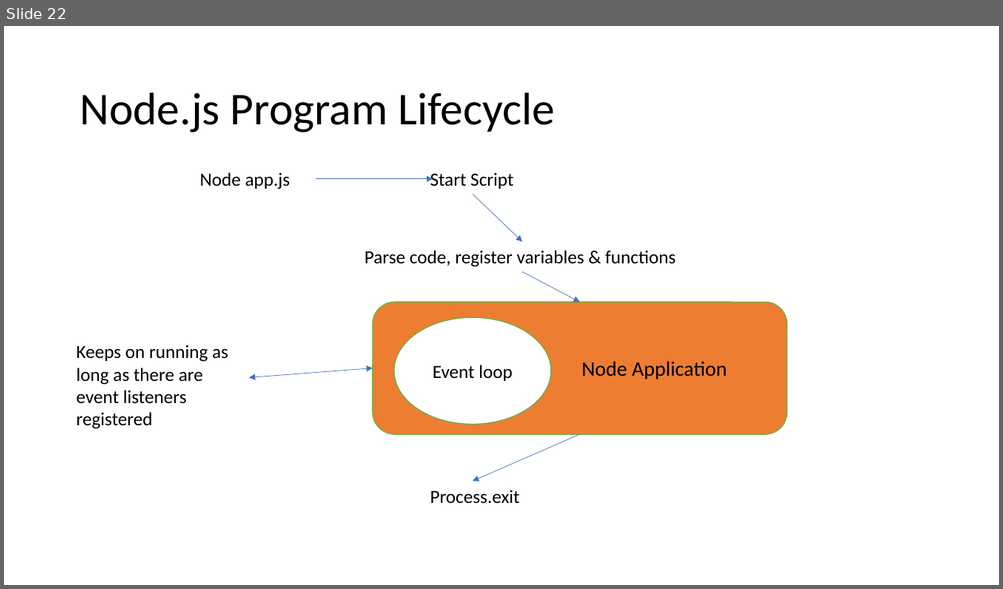
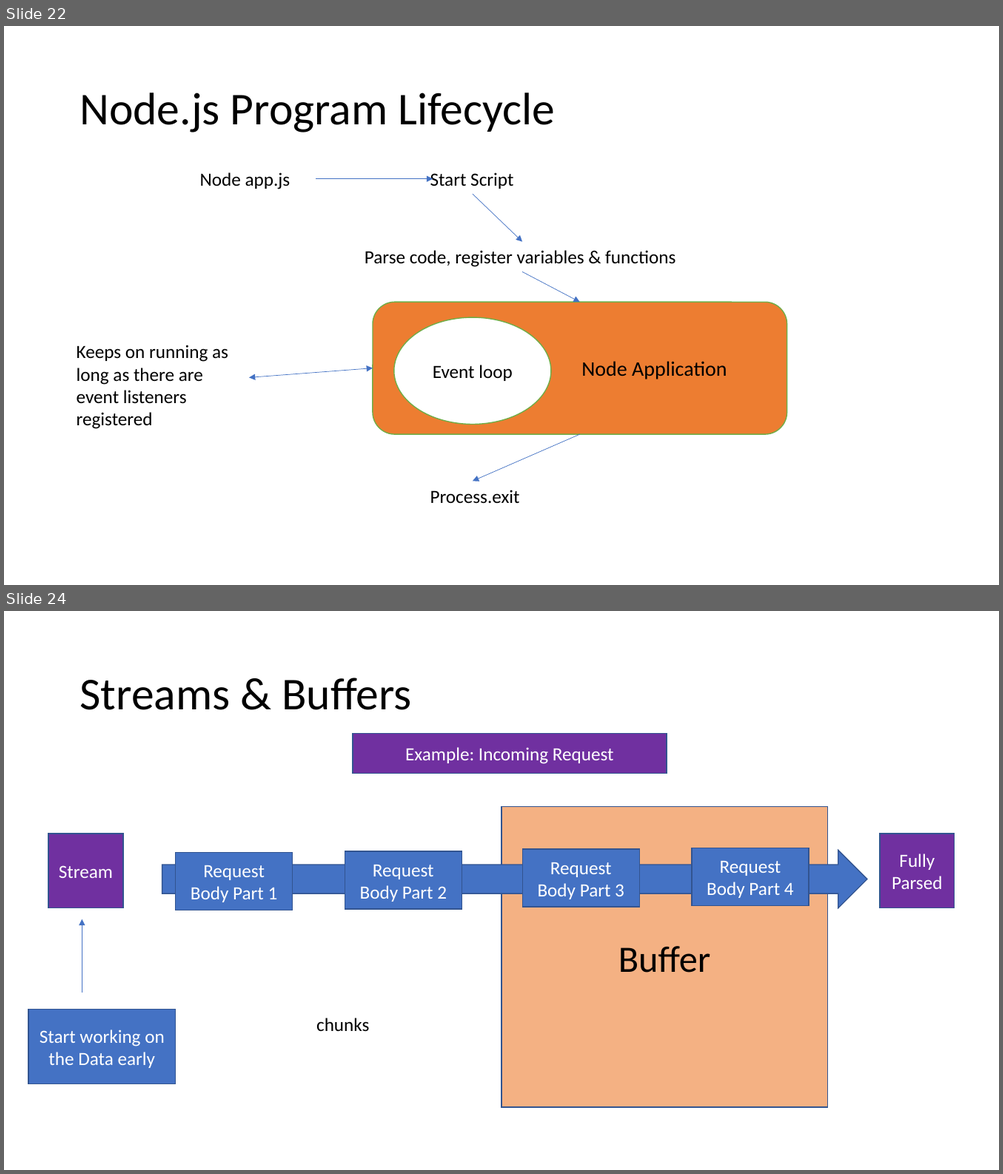
Before and after one commit to PiyushChaturvedii/Batch04, a slide deck: What is Node.pptx. Shown one above the other, each under a label of ours: slide 22 before the commit, slides 22 and 24 after it; the slides between them are not shown. The pictures are 1003x589 and 1003x1174 pixels, drawn with LibreOffice and Linux fonts; fonts in the diff are those of the drawing. Boxes give left, top, right and bottom in pixels: in the first picture for what was removed or moved away, otherwise in the second. Text is boxed around its words. In the diff, an @@ line names an element or a change of style, - is before the commit and + after.

```diff
--- a/What is Node.pptx
+++ b/What is Node.pptx
@@ slide 24 added at <box>4,611,999,1170</box>, background #FFFFFF @@
@@ title added at <box>79,678,411,710</box>, 44 pt, text #000000 @@
+Streams & Buffers
@@ rectangle added at <box>353,733,666,774</box>, fill #7030A0, outline #325491 1 pt, 18 pt, text #FFFFFF @@
+Example: Incoming Request
@@ rectangle added at <box>502,807,828,1108</box>, fill #F4B183, outline #325491 1 pt, 36 pt, text #000000 @@
+Buffer
@@ rectangle added at <box>48,834,123,908</box>, fill #7030A0, outline #325491 1 pt, 18 pt, text #FFFFFF @@
+Stream
@@ right arrow added at <box>162,851,868,908</box>, fill #4472C4, outline #325491 1 pt @@
@@ rectangle added at <box>176,853,293,911</box>, fill #4472C4, outline #325491 1 pt, 18 pt, text #FFFFFF @@
+Request
+Body Part 1
@@ rectangle added at <box>345,851,462,909</box>, fill #4472C4, outline #325491 1 pt, 18 pt, text #FFFFFF @@
+Request
+Body Part 2
@@ rectangle added at <box>523,849,640,907</box>, fill #4472C4, outline #325491 1 pt, 18 pt, text #FFFFFF @@
+Request
+Body Part 3
@@ rectangle added at <box>692,849,809,906</box>, fill #4472C4, outline #325491 1 pt, 18 pt, text #FFFFFF @@
+Request
+Body Part 4
@@ rectangle added at <box>880,834,955,908</box>, fill #7030A0, outline #325491 1 pt, 18 pt, text #FFFFFF @@
+Fully Parsed
@@ arrow added from (82, 993) to (82, 919), #4472C4 0.5 pt @@
@@ rectangle added at <box>28,1010,176,1085</box>, fill #4472C4, outline #325491 1 pt, 18 pt, text #FFFFFF @@
+Start working on the Data early
@@ text added at <box>316,1018,369,1032</box>, 18 pt, text #000000 @@
+chunks
```
Also in this commit, not shown: 1 slide changed, 2 other files.
